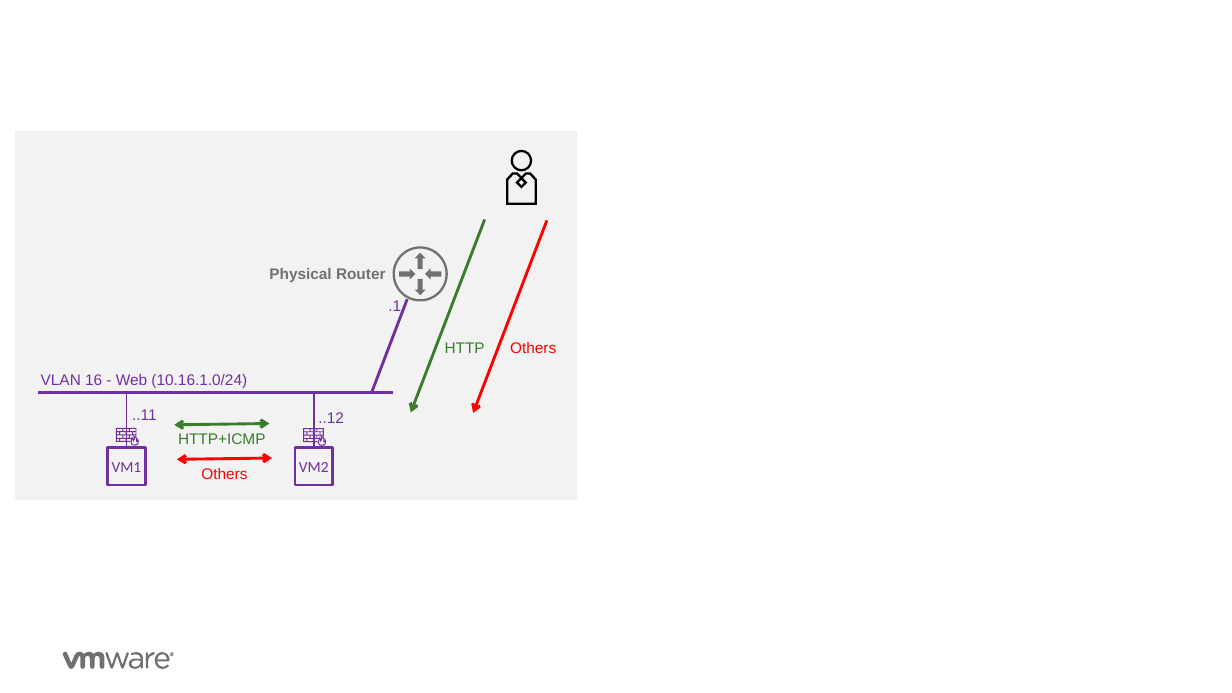
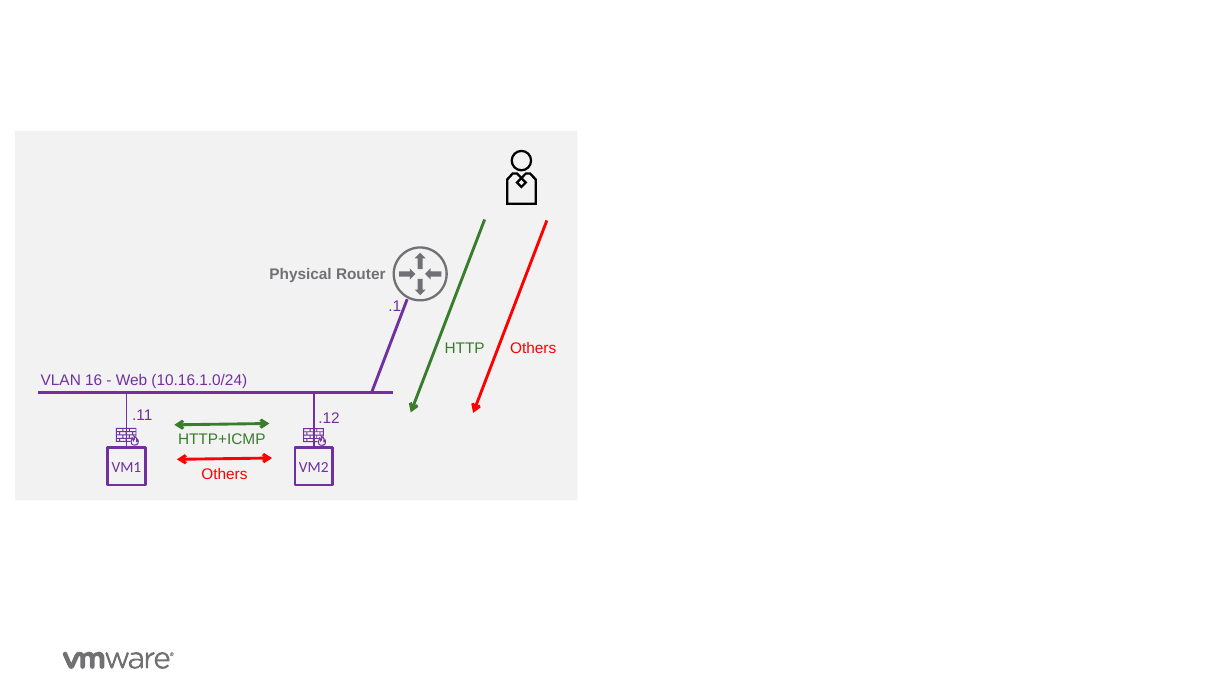
Before and after one commit to vmware-nsx/eval-docs, a slide deck: slide 4 of docs/assets/Graphics/Graphics-v0.1.pptx. Drawn at 1232x693 pixels with LibreOffice and Linux fonts; fonts in the diff are those of the drawing; background and template pictures are left out. Boxes give left, top, right and bottom in pixels: in the first picture for what was removed or moved away, otherwise in the second. Text is boxed around its words. In the diff, an @@ line names an element or a change of style, - is before the commit and + after.

```diff
--- a/docs/assets/Graphics/Graphics-v0.1.pptx
+++ b/docs/assets/Graphics/Graphics-v0.1.pptx
@@ text at <box>132,409,152,420</box>: text changed @@
-..11
+.11
@@ text at <box>318,412,339,423</box>: text changed @@
-..12
+.12
```
Also in this commit, not shown: 1 other slide changed, 1 other file.
